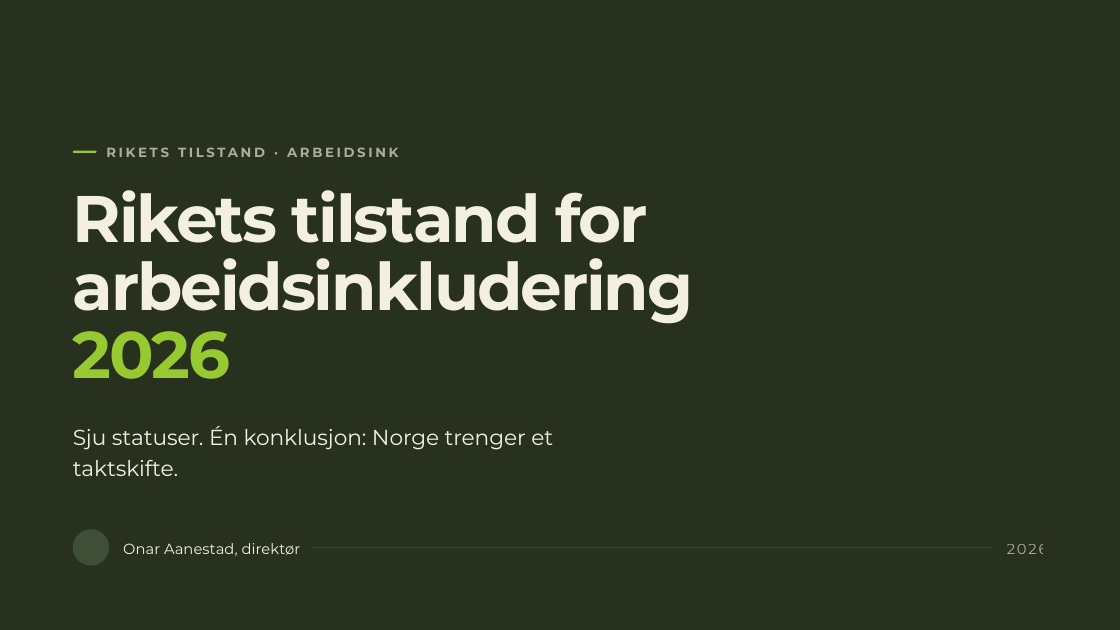
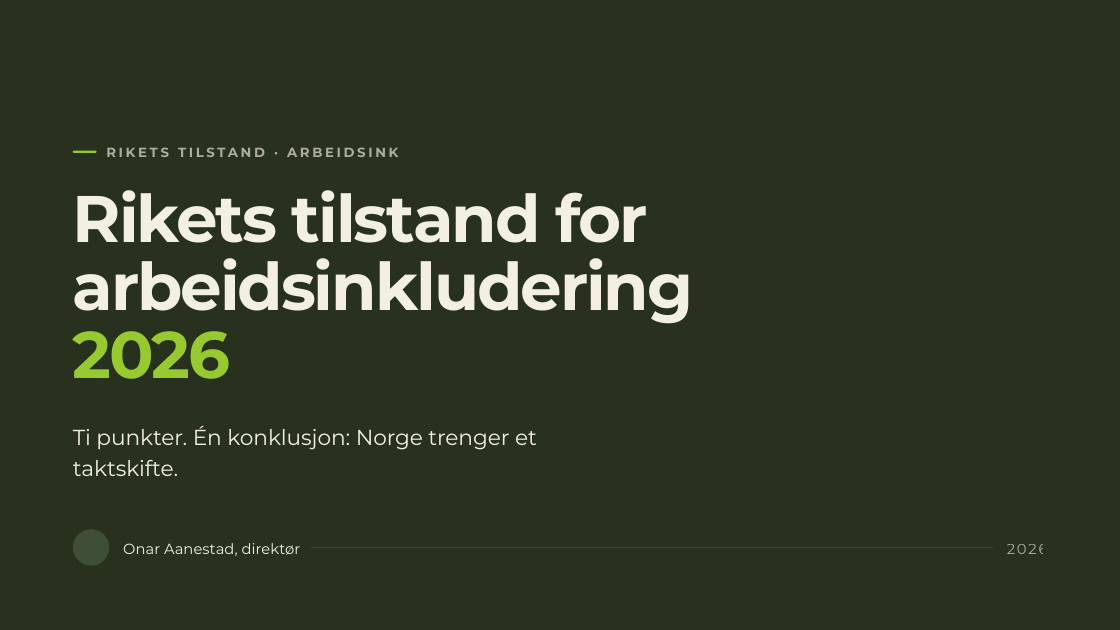
Before and after one commit to MarcusEvensen-Org/iarbeid-riketstilstand, a slide deck: slide 1 of Rikets tilstand 2026.pptx. Drawn at 1120x630 pixels with LibreOffice and Linux fonts; fonts in the diff are those of the drawing; background and template pictures are left out. Boxes give left, top, right and bottom in pixels: in the first picture for what was removed or moved away, otherwise in the second. Text is boxed around its words. In the diff, an @@ line names an element or a change of style, - is before the commit and + after.

```diff
--- a/Rikets tilstand 2026.pptx
+++ b/Rikets tilstand 2026.pptx
@@ text at <box>73,426,537,476</box>: text changed @@
-Sju statuser. Én konklusjon: Norge trenger et taktskifte.
+Ti punkter. Én konklusjon: Norge trenger et taktskifte.
```
Also in this commit, not shown: 19 other slides changed, 6 slides added, 2 slides removed, 2 other files.
